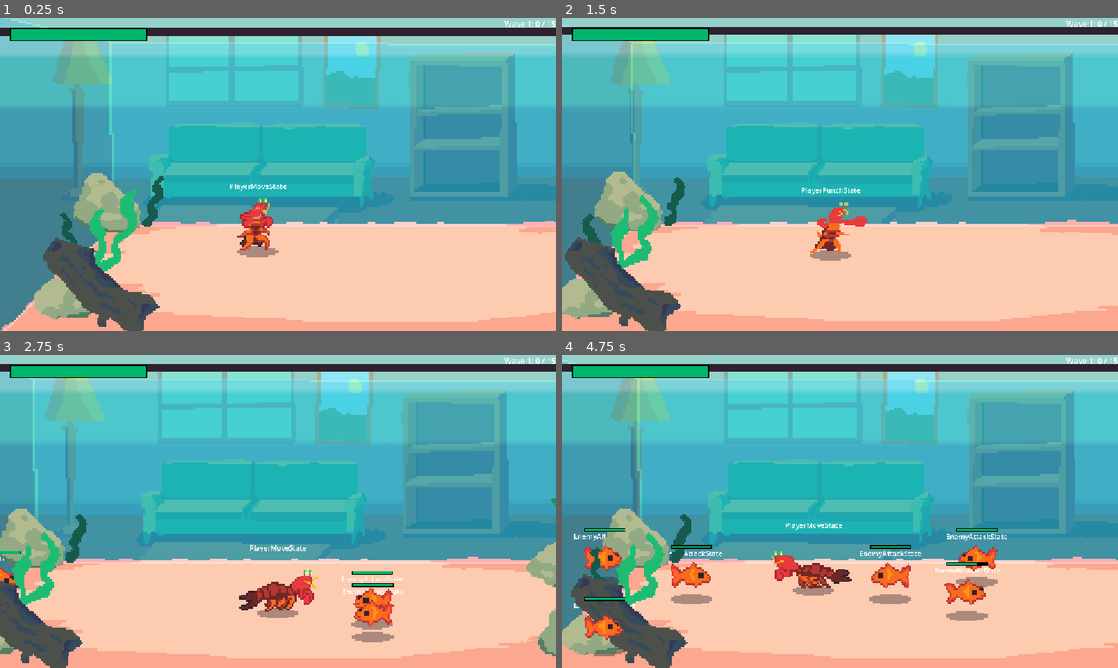
Above: before the commit, frames 1-4 (two rows, left to right).
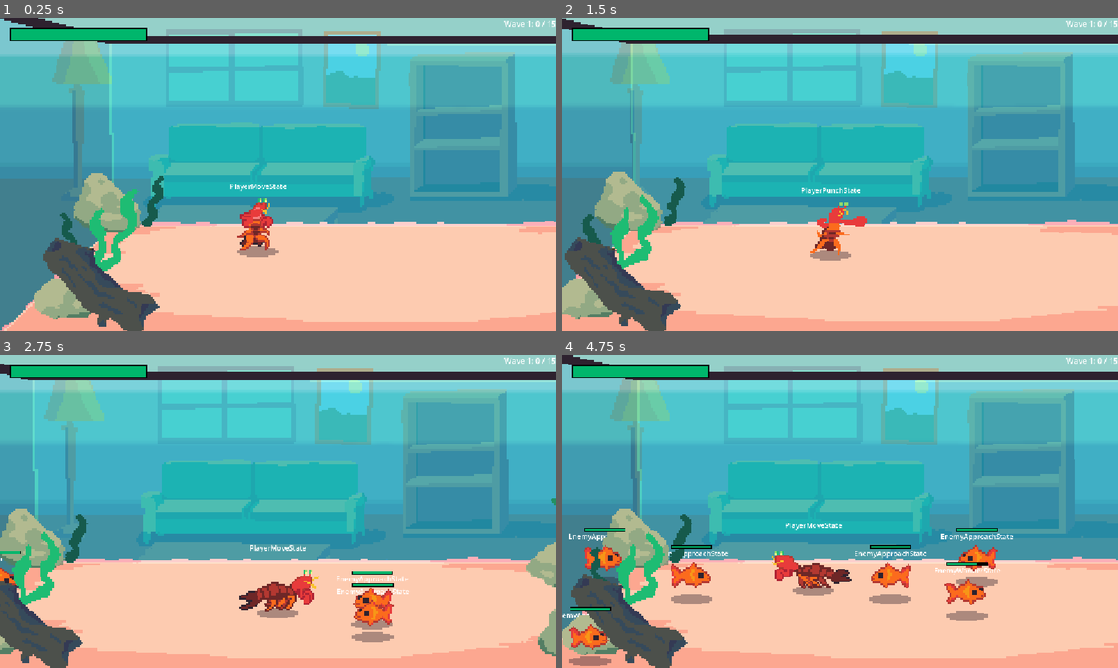
Above: after the commit, the same moments.

Repository: zhang-edward/shrimp-beat-em-up
Game: Godot game, scene res://scenes/Game.tscn
Two runs of this game, one before a commit and one after it. Both use one fixed random seed, a clock stepped at 60 frames per second and the inputs below.
Inputs:
- Up to frame 1 (0.25 s): no input
- Up to frame 2 (1.5 s): hold Right (move_right) 0.53-1.28 s; tap F (attack) at 0.6, 1.35 s; tap Space (jump) at 0.77 s; hold Down (move_down) from 1.28 s (still down)
- Up to frame 3 (2.75 s): tap Space (jump) at 1.52 s; release Down (move_down) at 2.03 s; hold Right (move_right) from 2.03 s (still down); tap F (attack) at 2.1 s
- Up to frame 4 (4.75 s): release Right (move_right) at 2.78 s; hold Up (move_up) 2.78-3.53 s; tap F (attack) at 2.85, 3.6, 4.35 s; tap Space (jump) at 3.02, 3.77, 4.52 s; hold Left (move_left) from 3.53 s (still down)

The runs differ from the first frame. In frame 1, 4.1% of the frame differs, in the area x 0-100%, y 0-9%; in frame 2, 4.2%; in frame 3, 4.2%; in frame 4, 5.6%, in the area x 0-100%, y 0-100%.

Commit message:
Separate out enemy attack state from approach state, add attack animation

Diff:
--- a/animations/fish.tres
+++ b/animations/fish.tres
@@ -1,6 +1,18 @@
 [gd_resource type="SpriteFrames" format=3 uid="uid://d4bijqkyhwkgn"]
 
 [ext_resource type="Texture2D" uid="uid://mlbn5bvn88iy" path="res://sprites/characters/fish_enemy_1.png" id="1_mtwji"]
+
+[sub_resource type="AtlasTexture" id="AtlasTexture_mtwji"]
+atlas = ExtResource("1_mtwji")
+region = Rect2(160, 0, 32, 32)
+
+[sub_resource type="AtlasTexture" id="AtlasTexture_hyjlg"]
+atlas = ExtResource("1_mtwji")
+region = Rect2(192, 0, 32, 32)
+
+[sub_resource type="AtlasTexture" id="AtlasTexture_pkglh"]
+atlas = ExtResource("1_mtwji")
+region = Rect2(128, 0, 32, 32)
 
 [sub_resource type="AtlasTexture" id="AtlasTexture_y16dy"]
 atlas = ExtResource("1_mtwji")
@@ -38,8 +50,31 @@
 atlas = ExtResource("1_mtwji")
 region = Rect2(96, 0, 32, 32)
 
+[sub_resource type="AtlasTexture" id="AtlasTexture_pfnt3"]
+atlas = ExtResource("1_mtwji")
+region = Rect2(192, 0, 32, 32)
+
 [resource]
 animations = [{
+"frames": [{
+"duration": 1.0,
+"texture": SubResource("AtlasTexture_mtwji")
+}, {
+"duration": 1.0,
+"texture": SubResource("AtlasTexture_hyjlg")
+}],
+"loop": 0,
+"name": &"attack",
+"speed": 10.0
+}, {
+"frames": [{
+"duration": 1.0,
+"texture": SubResource("AtlasTexture_pkglh")
+}],
+"loop": 0,
+"name": &"attack_windup",
+"speed": 5.0
+}, {
 "frames": [{
 "duration": 1.0,
 "texture": SubResource("AtlasTexture_y16dy")
@@ -81,4 +116,12 @@
 "loop": 1,
 "name": &"move",
 "speed": 5.0
+}, {
+"frames": [{
+"duration": 1.0,
+"texture": SubResource("AtlasTexture_pfnt3")
+}],
+"loop": 0,
+"name": &"recovery",
+"speed": 5.0
 }]
--- a/prefab/Enemy.tscn
+++ b/prefab/Enemy.tscn
@@ -7,6 +7,7 @@
 [ext_resource type="Script" uid="uid://do8t1vj4ygsrh" path="res://scripts/fsm/DebugStateMachineLabel.gd" id="5_y7302"]
 [ext_resource type="StyleBox" uid="uid://tu5xpycc3rfh" path="res://prefab/styles/healthbar_bg.tres" id="7_jca2b"]
 [ext_resource type="Script" uid="uid://bukmh6a1bpgy" path="res://scripts/enemy_states/EnemyAttackState.gd" id="7_n3fxy"]
+[ext_resource type="Script" uid="uid://k8dsemp7k2p1" path="res://scripts/enemy_states/EnemyApproachState.gd" id="7_y16dy"]
 [ext_resource type="StyleBox" uid="uid://bpb3vlcuriyr1" path="res://prefab/styles/healthbar_fill.tres" id="8_2y5xi"]
 [ext_resource type="Script" uid="uid://cv7crwf5qo2jy" path="res://scripts/enemy_states/EnemyHurtState.gd" id="8_y16dy"]
 [ext_resource type="Script" uid="uid://dbujchdjs5x8u" path="res://scripts/enemy_states/EnemyWanderState.gd" id="9_kkroo"]
@@ -67,11 +68,20 @@
 [node name="StateMachine" type="Node" parent="." unique_id=2094818322]
 unique_name_in_owner = true
 script = ExtResource("2_e3gy8")
-initial_state = NodePath("EnemyAttackState")
+initial_state = NodePath("EnemyApproachState")
 
-[node name="EnemyAttackState" type="Node" parent="StateMachine" unique_id=1390354486 node_paths=PackedStringArray("nextState")]
+[node name="EnemyApproachState" type="Node" parent="StateMachine" unique_id=1482968835 node_paths=PackedStringArray("next_state", "attack_state")]
+script = ExtResource("7_y16dy")
+next_state = NodePath("../EnemyWanderState")
+attack_state = NodePath("../EnemyAttackState")
+metadata/_custom_type_script = "uid://bukmh6a1bpgy"
+
+[node name="EnemyAttackState" type="Node" parent="StateMachine" unique_id=1390354486 node_paths=PackedStringArray("next_state")]
 script = ExtResource("7_n3fxy")
-nextState = NodePath("../EnemyWanderState")
+windup_time_seconds = 0.5
+attack_active_time_seconds = 0.2
+recovery_time_seconds = 0.5
+next_state = NodePath("../EnemyApproachState")
 
 [node name="EnemyHurtState" type="Node" parent="StateMachine" unique_id=1114880896 node_paths=PackedStringArray("default_state")]
 unique_name_in_owner = true
--- a/scenes/Game.tscn
+++ b/scenes/Game.tscn
@@ -106,7 +106,7 @@
 }]
 
 [sub_resource type="RectangleShape2D" id="RectangleShape2D_mod73"]
-size = Vector2(1216, 57.5)
+size = Vector2(1514, 57.5)
 
 [node name="Game" type="Node2D" unique_id=67653856]
 script = ExtResource("1_ibkli")
@@ -284,11 +284,11 @@
 collision_mask = 3
 
 [node name="CollisionShape2D" type="CollisionShape2D" parent="BG/Boundaries" unique_id=1428512183]
-position = Vector2(1, 36.75)
+position = Vector2(286, 36.75)
 shape = SubResource("RectangleShape2D_mod73")
 
 [node name="CollisionShape2D2" type="CollisionShape2D" parent="BG/Boundaries" unique_id=206786321]
-position = Vector2(1, 374)
+position = Vector2(273, 374)
 shape = SubResource("RectangleShape2D_mod73")
 
 [node name="BG" type="Sprite2D" parent="BG" unique_id=427071469]
--- a/scripts/Enemy.gd
+++ b/scripts/Enemy.gd
@@ -26,10 +26,11 @@
 	enemy_config = config
 
 func _process(delta: float) -> void:
-	if velocity.length_squared() > 0:
-		sprite.play("move")
-	else:
-		sprite.play("default")
+	if state_machine.state is not EnemyAttackState:
+		if velocity.length_squared() > 0:
+			sprite.play("move")
+		else:
+			sprite.play("default")
 
 	if velocity.x != 0 and state_machine.state is not EnemyHurtState:
 		sprite.flip_h = velocity.x < 0
--- /dev/null
+++ b/scripts/enemy_states/EnemyApproachState.gd
@@ -0,0 +1,41 @@
+# Represents the state where the enemy is chasing and attacking the player.
+class_name EnemyApproachState
+extends EnemyState
+
+const ATTACK_RANGE_X := 100.0
+const ATTACK_RANGE_Y := 20.0
+const ATTACK_COOLDOWN_SECONDS := 1.0
+const STATE_DURATION_SECONDS := 10.0
+
+@export var next_state: State
+@export var attack_state: EnemyAttackState
+
+var state_timer := 0.0 # Timer to track how long the enemy has been in the current state
+var attack_timer := 0.0
+
+func enter(_msg := {}) -> void:
+	state_timer = STATE_DURATION_SECONDS
+
+func update(_delta: float) -> void:
+	var player = enemy.player_ref
+
+	enemy.absolute_velocity.x = sign(player.global_position.x - enemy.global_position.x) * enemy.move_speed \
+		if abs(player.global_position.x - enemy.global_position.x) > ATTACK_RANGE_X \
+		else 0.0
+
+	if enemy.absolute_velocity.x != 0:
+		enemy.sprite.flip_h = enemy.absolute_velocity.x < 0
+
+	enemy.absolute_velocity.y = sign(player.global_position.y - enemy.global_position.y) * enemy.move_speed \
+		if abs(player.global_position.y - enemy.global_position.y) > ATTACK_RANGE_Y \
+		else 0.0
+
+	if abs(player.global_position.x - enemy.global_position.x) <= ATTACK_RANGE_X and \
+		abs(player.global_position.y - enemy.global_position.y) <= ATTACK_RANGE_Y:
+		enemy.absolute_velocity = Vector2.ZERO
+		state_machine.transition_to(attack_state)
+
+
+	state_timer -= _delta
+	if state_timer <= 0.0:
+		state_machine.transition_to(next_state)
--- a/scripts/enemy_states/EnemyAttackState.gd
+++ b/scripts/enemy_states/EnemyAttackState.gd
@@ -1,49 +1,48 @@
-# Represents the state where the enemy is chasing and attacking the player.
 class_name EnemyAttackState
 extends EnemyState
 
-const ATTACK_RANGE_X := 100.0
-const ATTACK_RANGE_Y := 20.0
-const ATTACK_COOLDOWN_SECONDS := 1.0
-const STATE_DURATION_SECONDS := 10.0
+enum Phase {WINDUP, ACTIVE, RECOVERY}
 
-@export var hitbox_scene: PackedScene = preload("res://prefab/Hitbox.tscn")
-@export var nextState: State
+@export var windup_time_seconds: float
+@export var attack_active_time_seconds: float
+@export var recovery_time_seconds: float
+@export var next_state: EnemyState
 
-var state_timer := 0.0 # Timer to track how long the enemy has been in the current state
-var attack_timer := 0.0
+var hitbox_scene: PackedScene = preload("res://prefab/Hitbox.tscn")
+var t: float
+var phase: Phase
 
 func enter(_msg := {}) -> void:
-	state_timer = STATE_DURATION_SECONDS
+	enter_phase(Phase.WINDUP)
 
-func update(_delta: float) -> void:
-	var player = enemy.player_ref
+func update(delta: float) -> void:
+	t -= delta
+	if t < 0:
+		if phase == Phase.WINDUP:
+			enter_phase(Phase.ACTIVE)
+		elif phase == Phase.ACTIVE:
+			enter_phase(Phase.RECOVERY)
+		elif phase == Phase.RECOVERY:
+			state_machine.transition_to(next_state)
+			return
 
-	enemy.absolute_velocity.x = sign(player.global_position.x - enemy.global_position.x) * enemy.move_speed \
-		if abs(player.global_position.x - enemy.global_position.x) > ATTACK_RANGE_X \
-		else 0.0
+func enter_phase(_phase: Phase):
+	phase = _phase
+	match phase:
+		Phase.WINDUP:
+			t = windup_time_seconds
+			enemy.sprite.play("attack_windup")
+		Phase.ACTIVE:
+			t = attack_active_time_seconds
+			enemy.sprite.play("attack")
+			spawn_hitbox()
+		Phase.RECOVERY:
+			t = recovery_time_seconds
+			enemy.sprite.play("recovery")
 
-	if enemy.absolute_velocity.x != 0:
-		enemy.sprite.flip_h = enemy.absolute_velocity.x < 0
-
-	enemy.absolute_velocity.y = sign(player.global_position.y - enemy.global_position.y) * enemy.move_speed \
-		if abs(player.global_position.y - enemy.global_position.y) > ATTACK_RANGE_Y \
-		else 0.0
-
-	if abs(player.global_position.x - enemy.global_position.x) <= ATTACK_RANGE_X and \
-		abs(player.global_position.y - enemy.global_position.y) <= ATTACK_RANGE_Y:
-		enemy.absolute_velocity = Vector2.ZERO
-		# Attack player
-		if attack_timer <= 0.0:
-			attack_timer = ATTACK_COOLDOWN_SECONDS
-			var hitbox = hitbox_scene.instantiate()
-			enemy.add_child(hitbox)
-			var sprite_size = enemy.get_sprite_size()
-			var hitbox_offset = Vector2(-50, -sprite_size.y / 3) if enemy.sprite.flip_h else Vector2(50, -sprite_size.y / 3)
-			hitbox.init(hitbox_offset, Vector2(64, 64), 0.25, Hitbox.CollideableTypes.Player, 10, enemy, HitEffectRegistry.HIT_EFFECT_1)
-		else:
-			attack_timer -= _delta
-
-	state_timer -= _delta
-	if state_timer <= 0.0:
-		state_machine.transition_to(nextState)
+func spawn_hitbox():
+	var hitbox = hitbox_scene.instantiate()
+	enemy.add_child(hitbox)
+	var sprite_size = enemy.get_sprite_size()
+	var hitbox_offset = Vector2(-50, -sprite_size.y / 3) if enemy.sprite.flip_h else Vector2(50, -sprite_size.y / 3)
+	hitbox.init(hitbox_offset, Vector2(64, 64), 0.25, Hitbox.CollideableTypes.Player, 10, enemy, HitEffectRegistry.HIT_EFFECT_1)
--- a/scripts/fsm/State.gd
+++ b/scripts/fsm/State.gd
@@ -10,7 +10,6 @@
 
 # Reference to the entity node, which should be the parent of the state machine
 @onready var entity = get_parent().get_parent()
-# @onready var sprite: AnimatedSprite2D = entity.get_node("Sprite")
 
 # Virtual function. Receives events from the `_unhandled_input()` callback.
 func handle_input(_event: InputEvent) -> void:
Not shown, added: scripts/enemy_states/EnemyApproachState.gd.uid
Binary file changed: sprites/bg_sm.aseprite
Binary file changed: sprites/bg_sm.png
